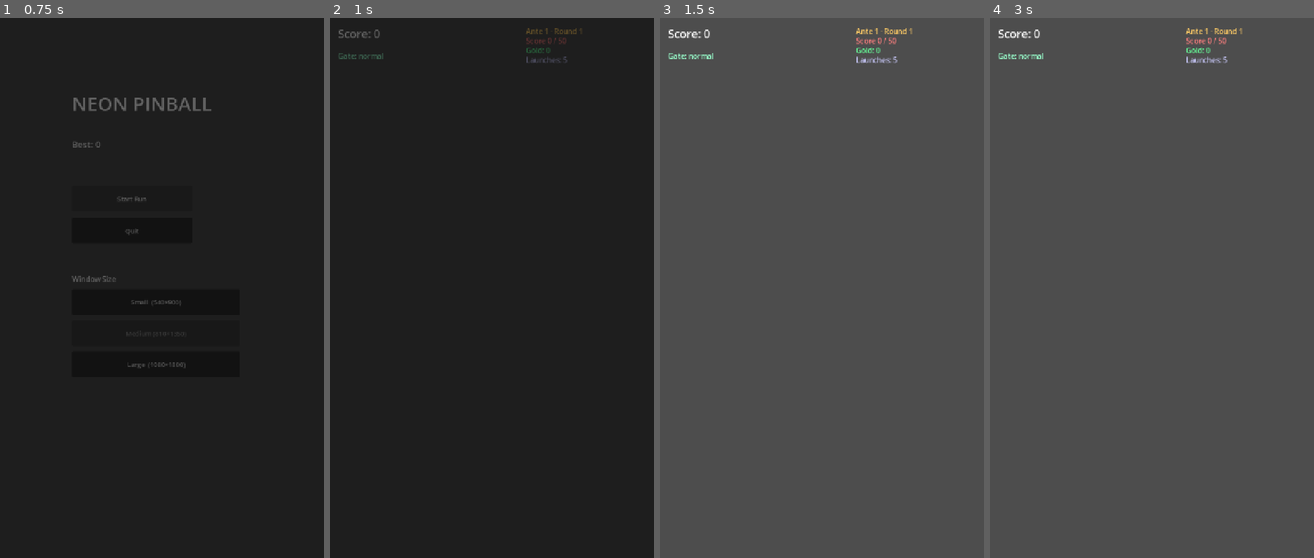
Above: before the commit, frames 1-4 (left to right).
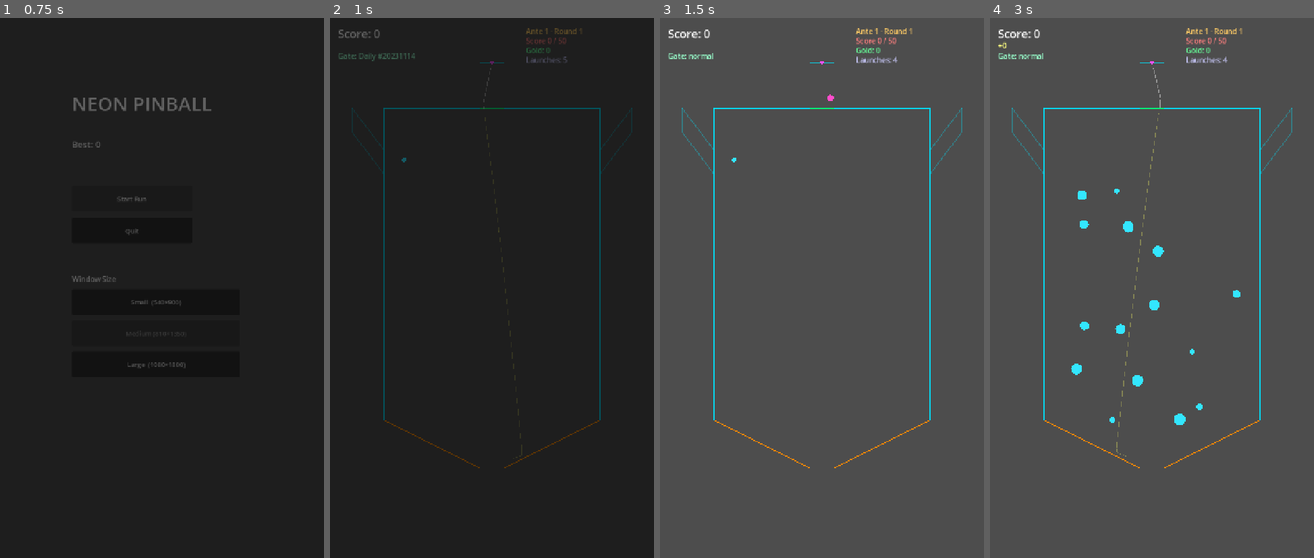
Above: after the commit, the same moments.

Repository: GencyZ/NeonPinball
Game: Godot game, scene res://scenes/main_menu.tscn
Two runs of this game, one before a commit and one after it. Both use one fixed random seed, a clock stepped at 60 frames per second and the inputs below.
Inputs (mouse positions are in pixels of both pictures, inside the frame that each line leads up to):
- Up to frame 1 (0.75 s): click "Start Run" at 0.5 s
- Up to frame 2 (1 s): no input
- Up to frame 3 (1.5 s): tap Enter at 1.25 s; move the mouse to (893, 261) at 1.27 s; hold D from 1.28 s (still down); hold Shift from 1.28 s (still down); click (893, 261) at 1.42 s
- Up to frame 4 (3 s): tap Space at 1.52, 2 s; release D at 2 s; release Shift at 2 s; drag from (1087, 315) to (1135, 396) at 2.02 s; move the mouse to (1184, 169) at 2.77 s; hold D from 2.78 s (still down); tap Ctrl at 2.85 s

Frame 1 is identical in both runs. In frame 2, 0.9% of the frame differs, in the area x 6-94%, y 6-84%; in frame 3, 1.0%; in frame 4, 1.7%, in the area x 2-94%, y 4-84%.
Error before the commit: Parse Error: Cannot infer the type of "t" variable because the value doesn't have a set type. (res://view/board_view.gd:651)

Commit message:
fix: explicit float casts for halo dict variants (type inference error)
Co-Authored-By: Claude Sonnet 4.6 <noreply@anthropic.com>

Diff:
--- a/game/view/board_view.gd
+++ b/game/view/board_view.gd
@@ -648,9 +648,9 @@
 
 	# Halos: expanding ring on peg hit
 	for h in _peg_halos:
-		var t := 1.0 - h[&"ttl"] / h[&"max_ttl"]
-		var hr := lerpf(h[&"r0"], h[&"r1"], t)
-		var alpha := (h[&"ttl"] / h[&"max_ttl"]) * 0.8
+		var t: float = 1.0 - float(h[&"ttl"]) / float(h[&"max_ttl"])
+		var hr: float = lerpf(float(h[&"r0"]), float(h[&"r1"]), t)
+		var alpha: float = float(h[&"ttl"]) / float(h[&"max_ttl"]) * 0.8
 		var c: Color = h[&"color"]
 		draw_arc(h[&"pos"], hr, 0.0, TAU, 32, Color(c.r, c.g, c.b, alpha), 2.5)
 
